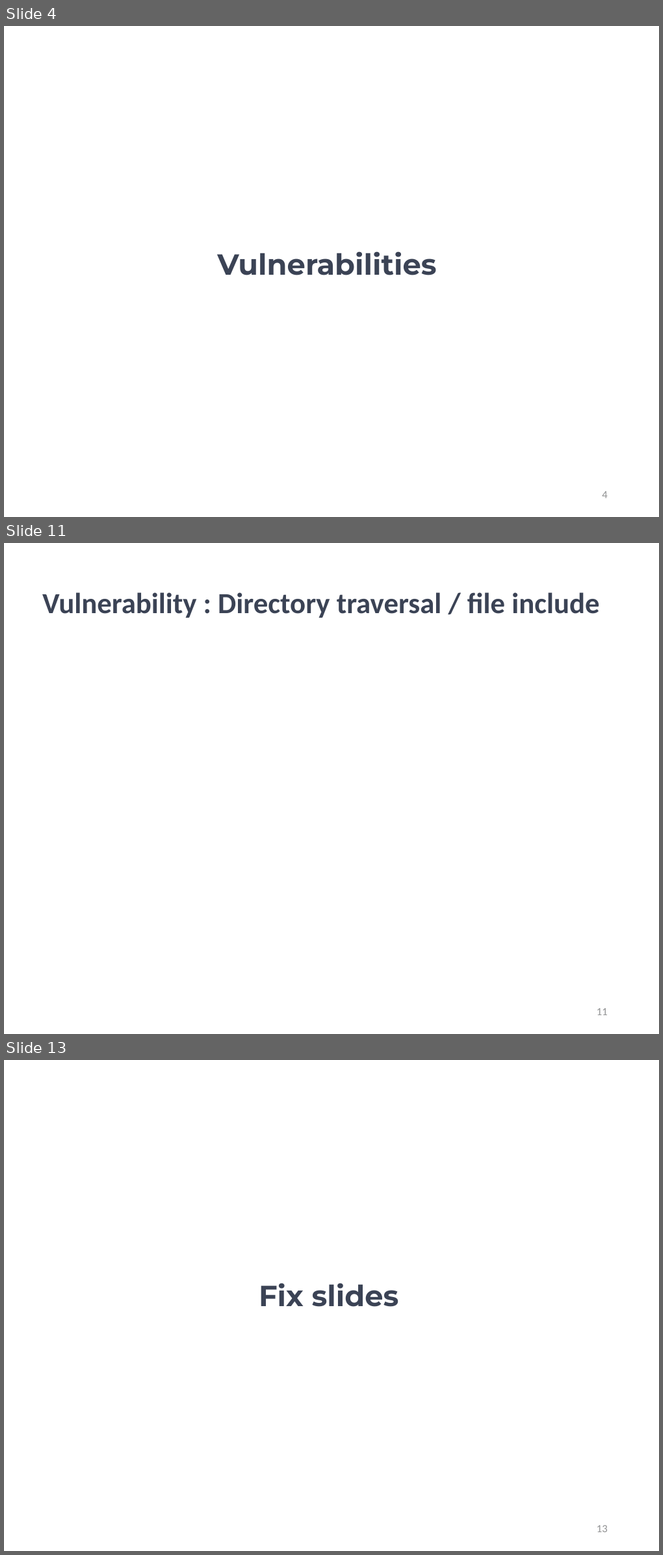
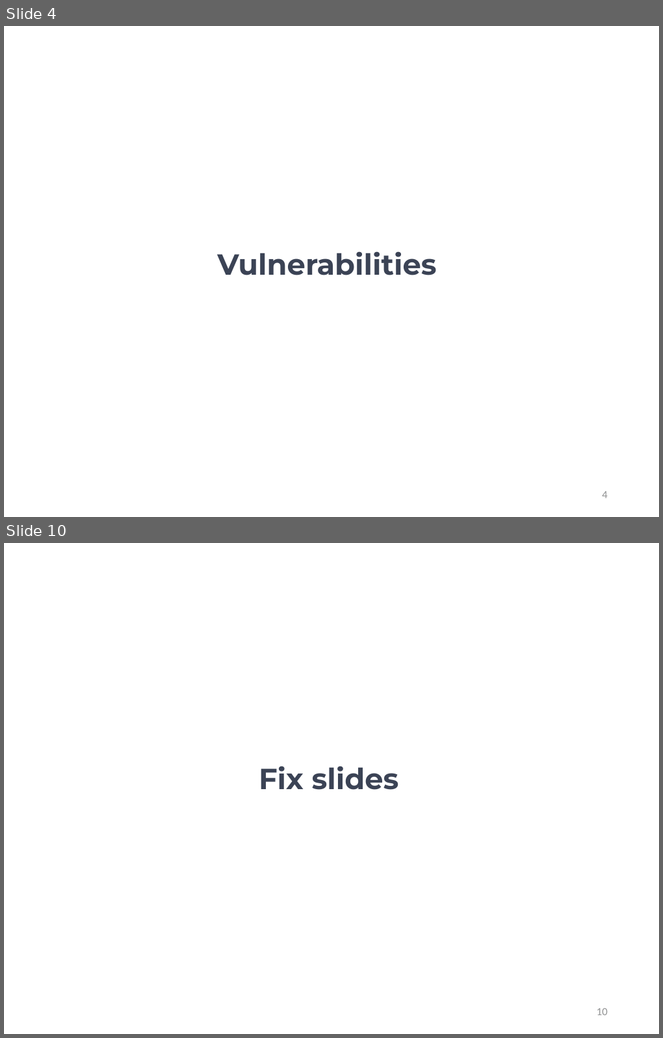
Before and after one commit to kwuerl/secure-coding-team-8, a slide deck: presentations/Phase3.ppt. Shown one above the other, each under a label of ours: slides 4, 11 and 13 before the commit, slides 4 and 10 after it; the slides between them are not shown. The pictures are 663x1555 and 663x1038 pixels, drawn with LibreOffice and Linux fonts; fonts in the diff are those of the drawing; background and template pictures are left out. Boxes give left, top, right and bottom in pixels: in the first picture for what was removed or moved away, otherwise in the second. Text is boxed around its words. In the diff, an @@ line names an element or a change of style, - is before the commit and + after.

```diff
--- a/presentations/Phase3.ppt
+++ b/presentations/Phase3.ppt
@@ slide 11 removed at <box>4,543,659,1034</box>, background picture (left out) @@
@@ title removed at <box>42,592,599,618</box> @@
-Vulnerability : Directory traversal / file include
@@ page number removed at <box>597,1008,608,1016</box> @@
-11
@@ what was slide 13 is now slide 10 @@
@@ page number at <box>597,1008,608,1016</box>: text changed @@
-13
+10
```
Also in this commit, not shown: 3 slides changed, 3 slides added, 5 other slides removed.
